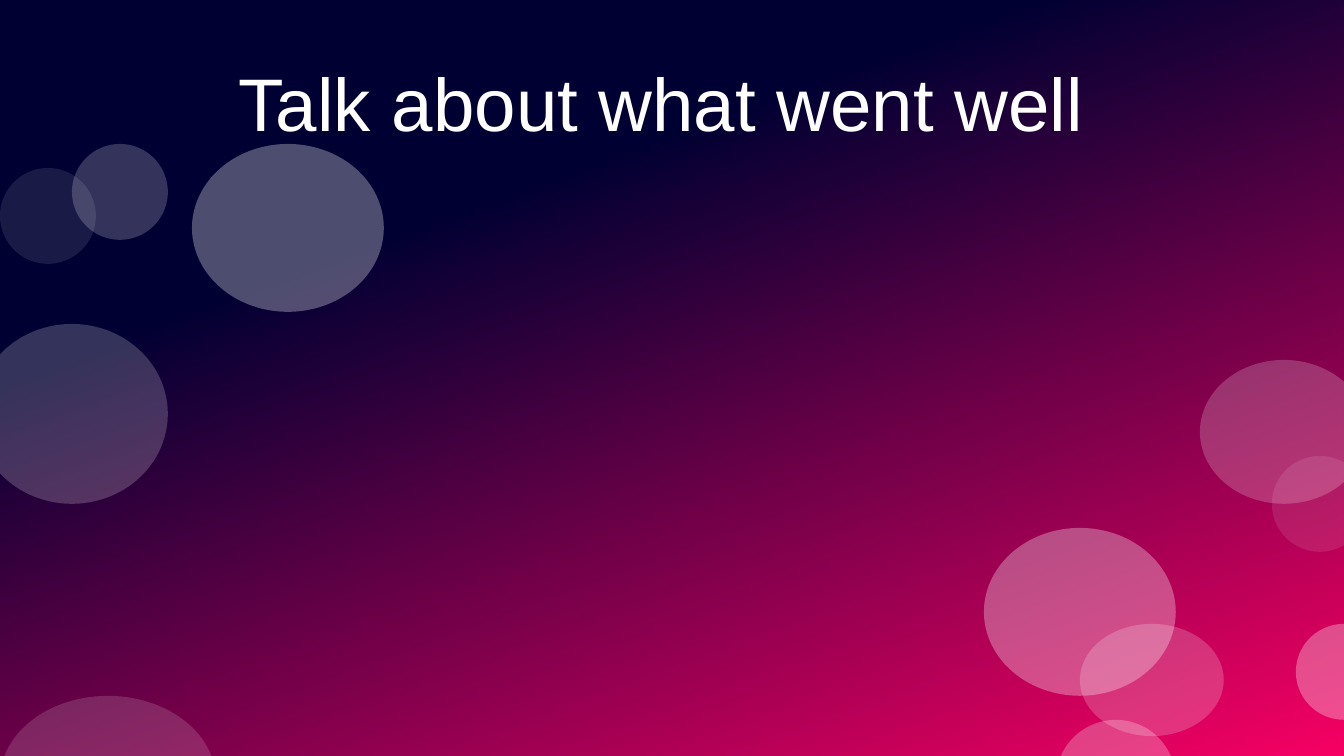
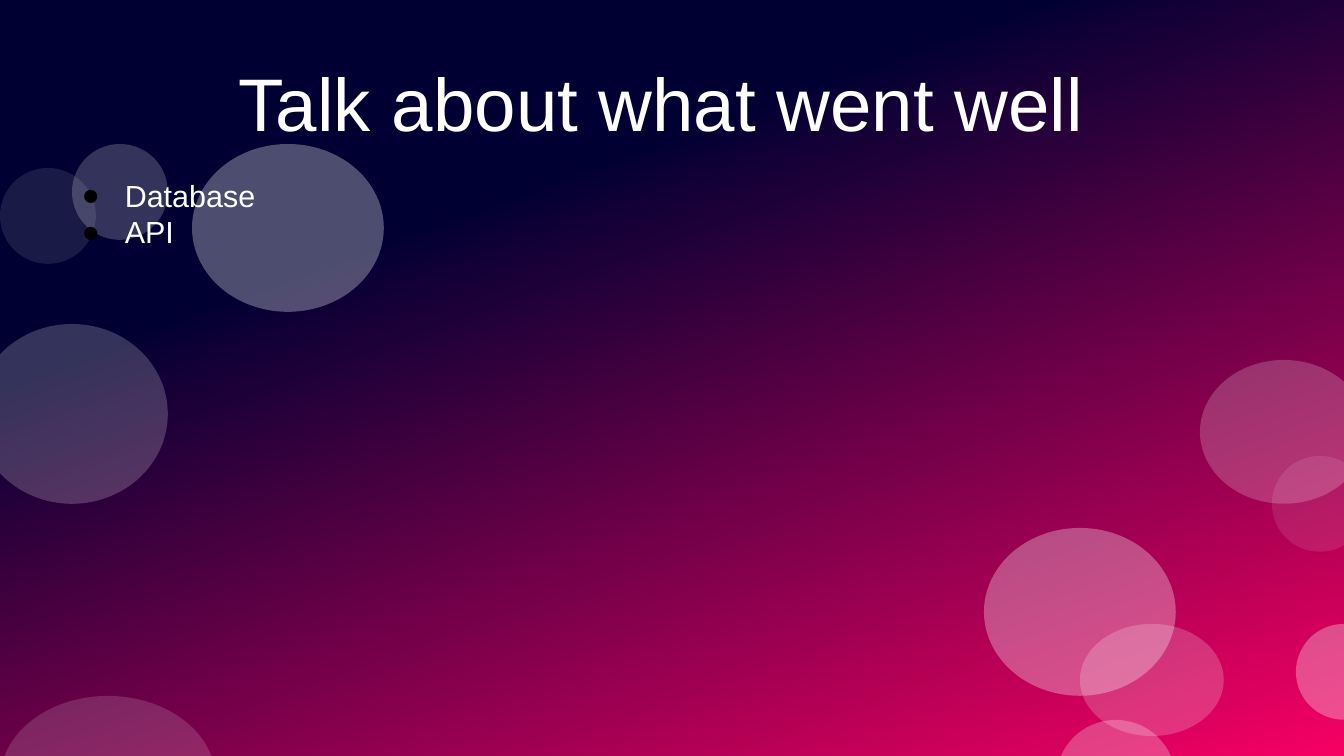
Before and after one commit to PrototypeProto/COP_4331_Small-Project, a slide deck: slide 10 of Pres.pptx. Drawn at 1344x756 pixels with LibreOffice and Linux fonts; fonts in the diff are those of the drawing. Boxes give left, top, right and bottom in pixels: in the first picture for what was removed or moved away, otherwise in the second. Text is boxed around its words. In the diff, an @@ line names an element or a change of style, - is before the commit and + after.

```diff
--- a/Pres.pptx
+++ b/Pres.pptx
@@ text added at <box>125,183,255,243</box>, 18 pt, text #FFFFFF @@
+● Database
+● API
```
Also in this commit, not shown: 4 other slides changed, 1 slide added, 1 slide removed.
